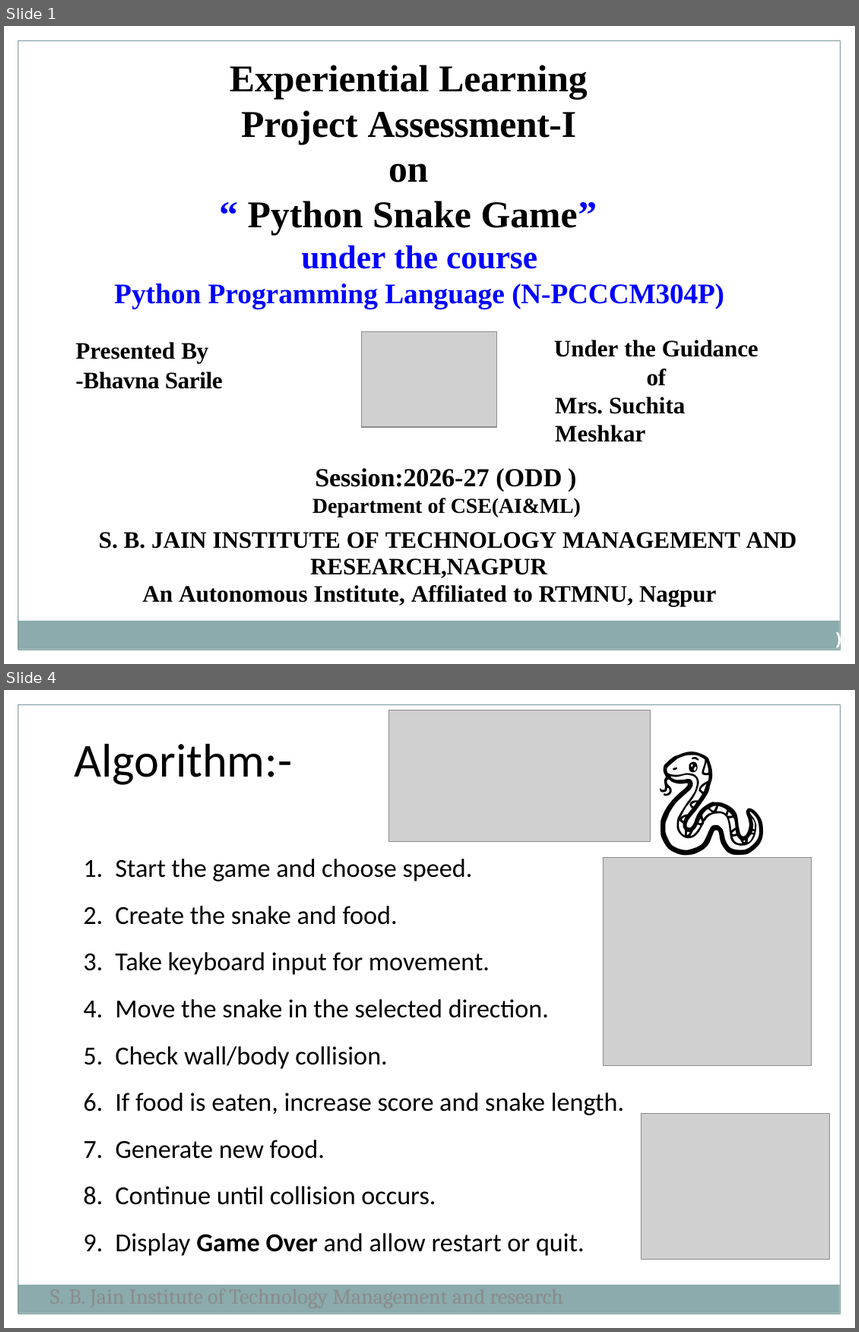
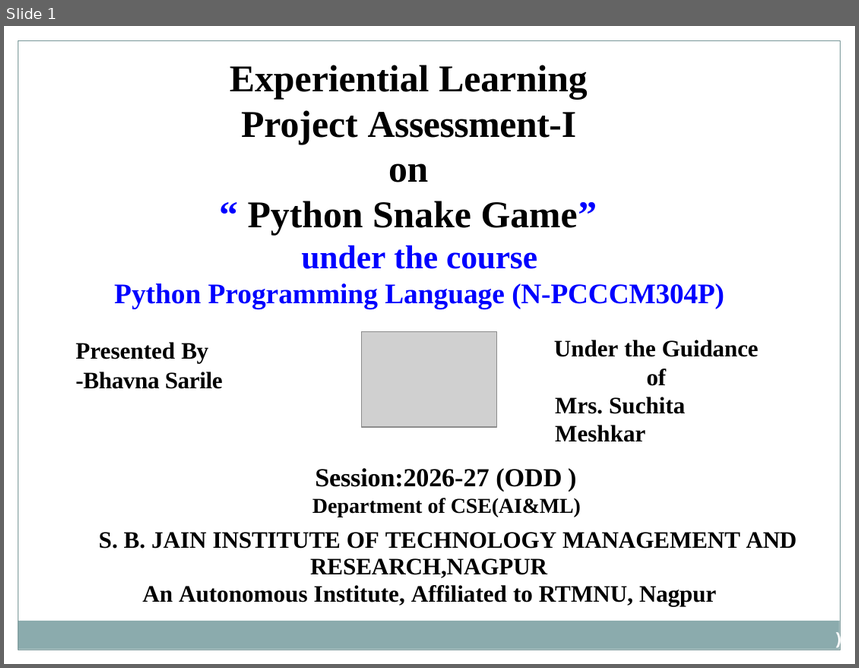
Before and after one commit to bhavnasml25-ship-it/Snake-Game-3d, a slide deck: Python.pptx. Shown one above the other, each under a label of ours: slides 1 and 4 before the commit, slide 1 after it; the slides between them are not shown. The pictures are 859x1332 and 859x668 pixels, drawn with LibreOffice and Linux fonts; fonts in the diff are those of the drawing; grey boxes stand for pictures. Boxes give left, top, right and bottom in pixels: in the first picture for what was removed or moved away, otherwise in the second. Text is boxed around its words. In the diff, an @@ line names an element or a change of style, - is before the commit and + after.

```diff
--- a/Python.pptx
+++ b/Python.pptx
@@ slide 4 removed at bbox=[4, 690, 855, 1328], background #FFFFFF; not listed: 2 template elements that a slide beside it also shows @@
@@ picture removed at bbox=[389, 711, 650, 841] @@
@@ text removed at bbox=[647, 719, 824, 866] @@
-🐍
@@ text removed at bbox=[75, 743, 292, 785] @@
-Algorithm:-
@@ text removed at bbox=[115, 859, 624, 1256] @@
-1. Start the game and choose speed.
-2. Create the snake and food.
-3. Take keyboard input for movement.
-4. Move the snake in the selected direction.
-5. Check wall/body collision.
-6. If food is eaten, increase score and snake length.
-7. Generate new food.
-8. Continue until collision occurs.
-9. Display Game Over and allow restart or quit.
@@ picture removed at bbox=[603, 858, 812, 1066] @@
@@ picture removed at bbox=[642, 1114, 829, 1260] @@
@@ text removed at bbox=[50, 1284, 563, 1285] @@
-S. B. Jain Institute of Technology Management and research
```
Also in this commit, not shown: 3 slides changed, 3 slides added, 2 other slides removed.
